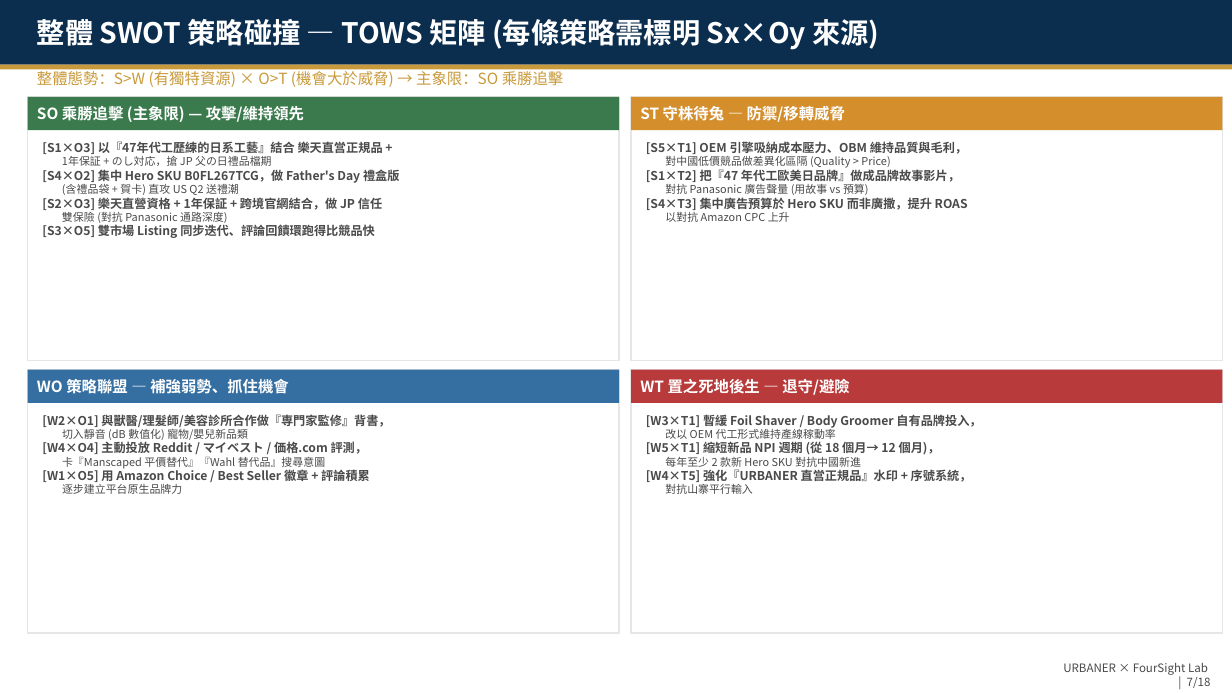
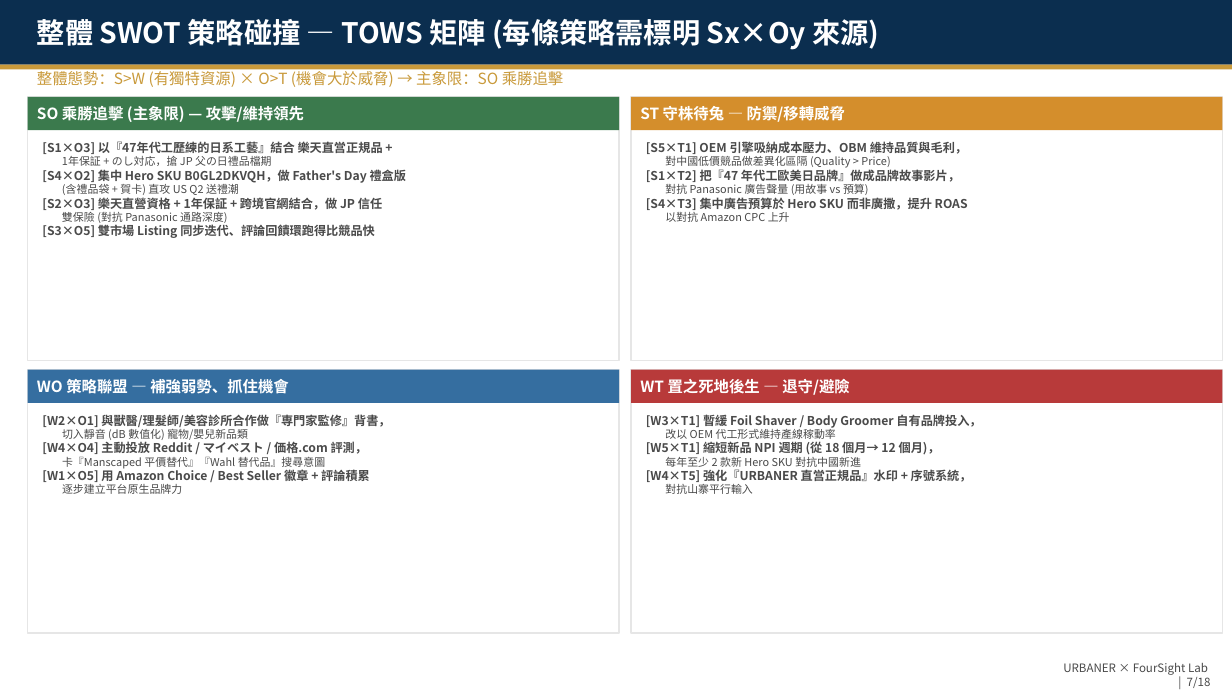
Before and after one commit to TimLai666/urbaner, a slide deck: slide 7 of output/URBANER_BMC_SWOT.pptx. Drawn at 1232x693 pixels with LibreOffice and Linux fonts; fonts in the diff are those of the drawing. Boxes give left, top, right and bottom in pixels: in the first picture for what was removed or moved away, otherwise in the second. Text is boxed around its words. In the diff, an @@ line names an element or a change of style, - is before the commit and + after.

```diff
--- a/output/URBANER_BMC_SWOT.pptx
+++ b/output/URBANER_BMC_SWOT.pptx
@@ text at (42,169,406,183): text changed @@
-[S4×O2] 集中 Hero SKU B0FL267TCG，做 Father's Day 禮盒版
+[S4×O2] 集中 Hero SKU B0GL2DKVQH，做 Father's Day 禮盒版
```
Also in this commit, not shown: 13 other slides changed, 1 other file.
